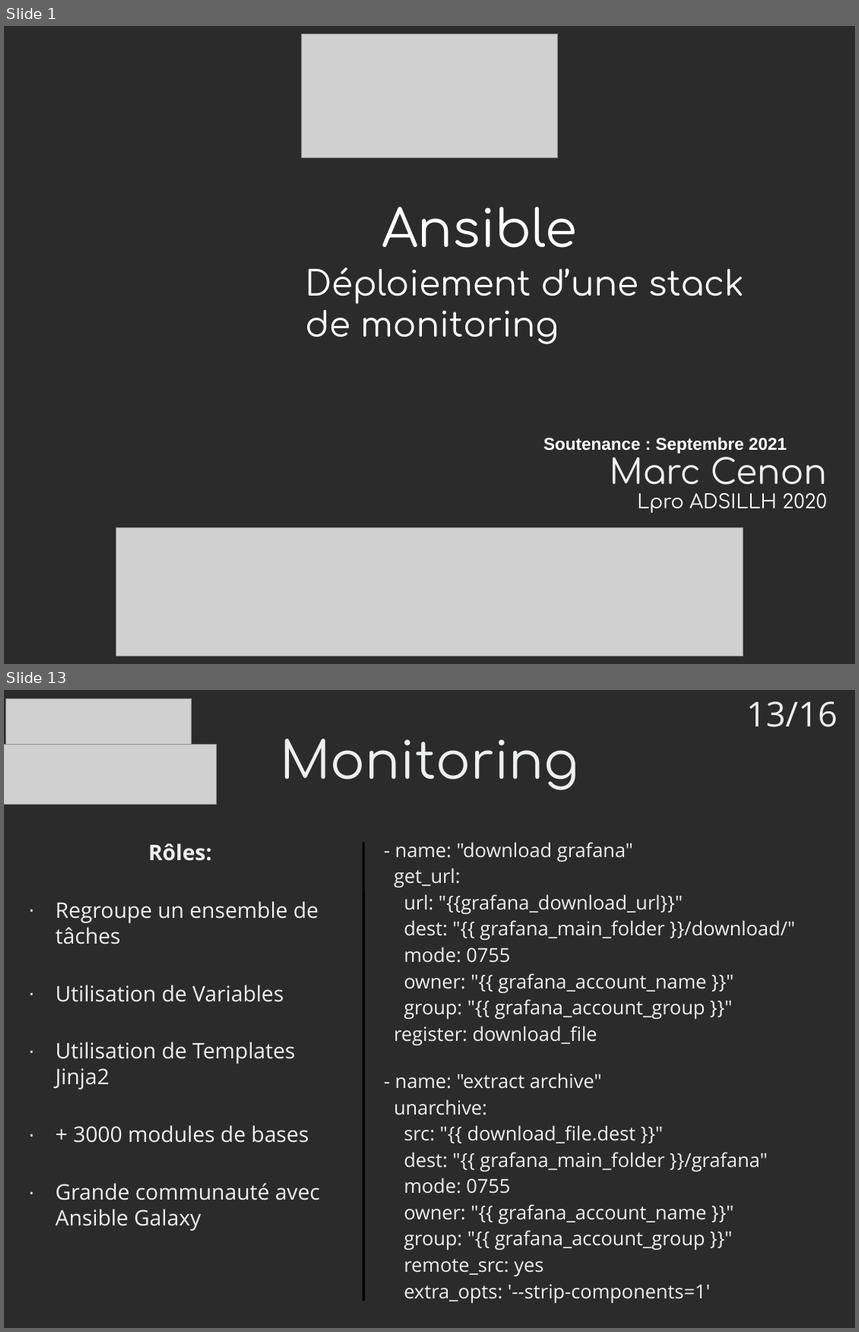
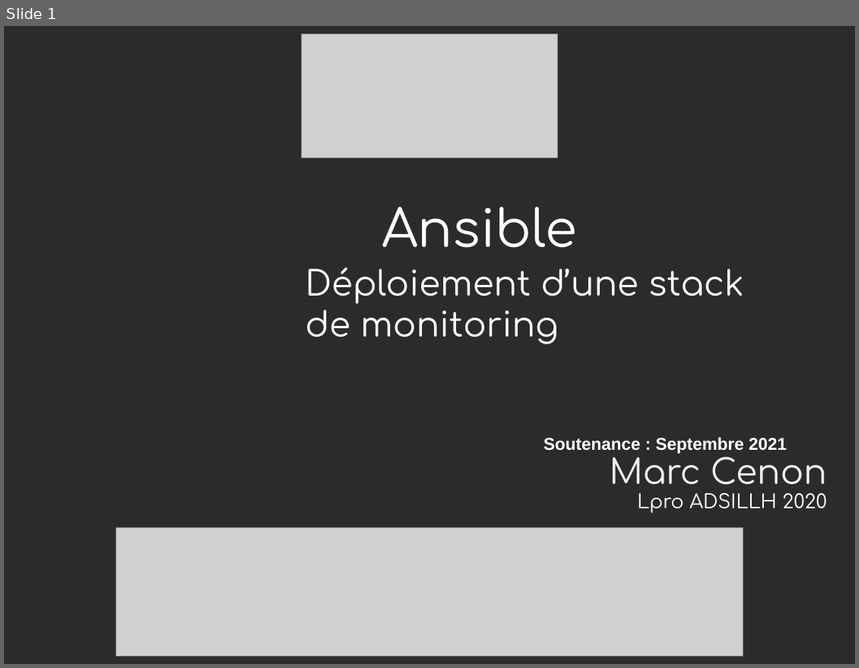
Before and after one commit to mrwormo/rapport_de_stage, a slide deck: files/prez.odp. Shown one above the other, each under a label of ours: slides 1 and 13 before the commit, slide 1 after it; the slides between them are not shown. The pictures are 859x1332 and 859x668 pixels, drawn with LibreOffice and Linux fonts; fonts in the diff are those of the drawing; grey boxes stand for pictures; background and template pictures are left out; a plain dark background stands for a picture behind light text. Boxes give left, top, right and bottom in pixels: in the first picture for what was removed or moved away, otherwise in the second. Text is boxed around its words. In the diff, an @@ line names an element or a change of style, - is before the commit and + after.

```diff
--- a/files/prez.odp
+++ b/files/prez.odp
@@ slide 13 removed at <box>4,690,855,1328</box>, background picture (left out) @@
@@ picture removed at <box>6,698,192,752</box> @@
@@ text removed at <box>747,701,838,727</box> @@
-13/16
@@ picture removed at <box>4,745,218,804</box> @@
@@ title removed at <box>280,739,579,790</box> @@
-Monitoring
@@ text removed at <box>56,844,320,1231</box> @@
-Rôles:
-· Regroupe un ensemble de tâches
-· Utilisation de Variables
-· Utilisation de Templates Jinja2
-· + 3000 modules de bases
-· Grande communauté avec Ansible Galaxy
@@ line removed from (364, 842) to (364, 1302) @@
@@ text removed at <box>394,842,795,1303</box> @@
-- name: "download grafana"
-get_url:
-url: "{{grafana_download_url}}"
-dest: "{{ grafana_main_folder }}/download/"
-mode: 0755
-owner: "{{ grafana_account_name }}"
-group: "{{ grafana_account_group }}"
-register: download_file
-- name: "extract archive"
-unarchive:
-src: "{{ download_file.dest }}"
-dest: "{{ grafana_main_folder }}/grafana"
-mode: 0755
-owner: "{{ grafana_account_name }}"
-group: "{{ grafana_account_group }}"
-remote_src: yes
-extra_opts: '--strip-components=1'
```
Also in this commit, not shown: 14 slides changed, 2 slides added, 2 other slides removed, 2 other files.
